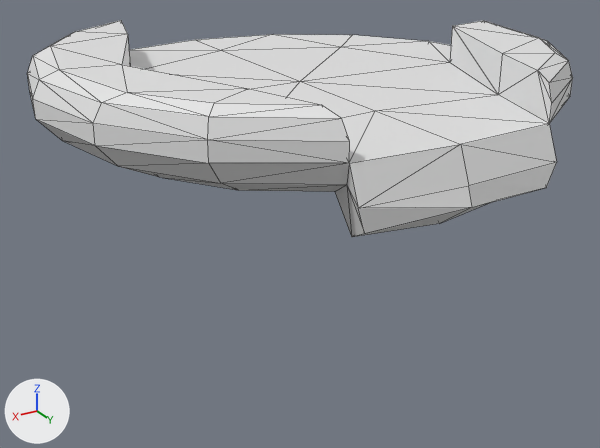
The OBJ model Tiny_Giant/Assets/Assets/Level2StartPlat.obj as it was, and as the next commit left it.
Camera for both pictures: a 50 mm camera at (262.1, 313.9, 55.6) aimed at (166.6, 154.9, -23.9). The lights are fixed; the arrows at lower left show +X, +Y and +Z. Mesh edges are drawn as thin lines. Where no turn or scale is listed for an object, it has been applied to the vertices.

Before the edit, the objects in view are built like this:
```python
me_level2startplat = bpy.data.meshes.new('Level2StartPlat')
me_level2startplat.from_pydata(...)  # 103 vertices, 201 faces, 1 loose edge; spans x 103.8..225.1, y 92.6..211.5, z -6.6..19.3
ob_level2startplat = bpy.data.objects.new('Level2StartPlat', me_level2startplat)
ob_level2startplat.location = (0.0, 0.0, 0.0)
```
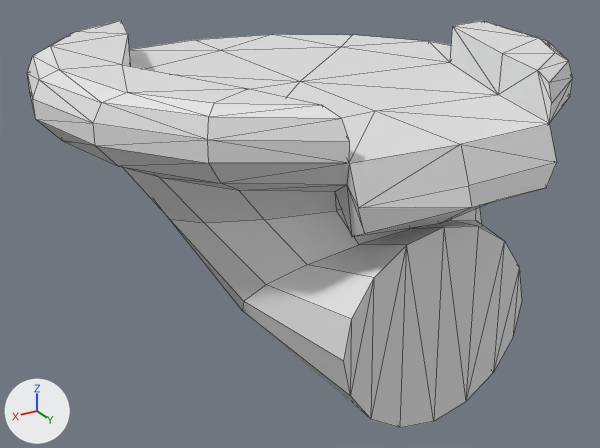
Commit message: level 2 progress

Scene script edits in JSON lines:
```json
{"block": "me_level2startplat", "where": "# used by ob_level2startplat; location = (0.0, 0.0, 0.0)"}
{"op": "remove", "block": "me_level2startplat", "code": "me_level2startplat.from_pydata(...)  # 103 vertices, 201 faces, 1 loose edge; spans x 103.8..225.1, y 92.6..211.5, z -6.6..19.3"}
{"op": "add", "block": "me_level2startplat", "code": "me_level2startplat.from_pydata(...)  # 151 vertices, 249 faces, 1 loose edge; spans x 103.8..225.1, y 92.6..211.5, z -50.3..19.3"}
{"block": "me_level2startplat", "change": "me_level2startplat part 1"}
{"block": "me_level2startplat", "change": "14 faces are deleted"}
{"block": "me_level2startplat", "change": "48 vertices are added at x 126.5..202.9, y 133.3..205.6, z -50.3..-4.9"}
{"block": "me_level2startplat", "change": "62 new faces join them"}
```

Where the change shows, as pixel boxes [x1, y1, x2, y2] in the pictures (600 x 448 px):
```json
{"object": "Level2StartPlat", "change": "reshaped", "before": [27, 20, 573, 237], "after": [27, 20, 573, 428], "on screen": "88% taller"}
{"part": 1, "of": "me_level2startplat", "change": "built on", "after": [124, 168, 522, 428]}
```
